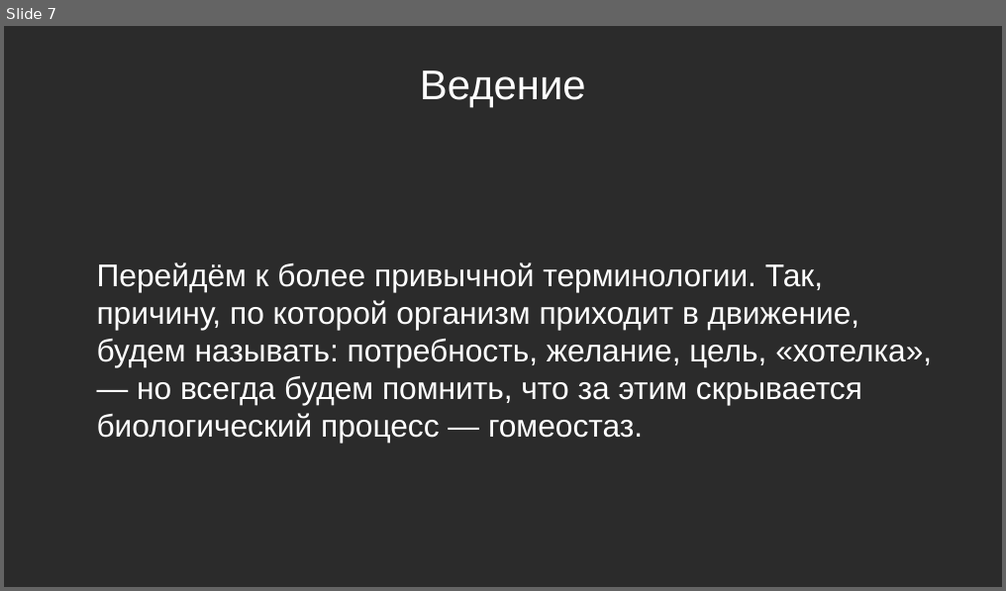
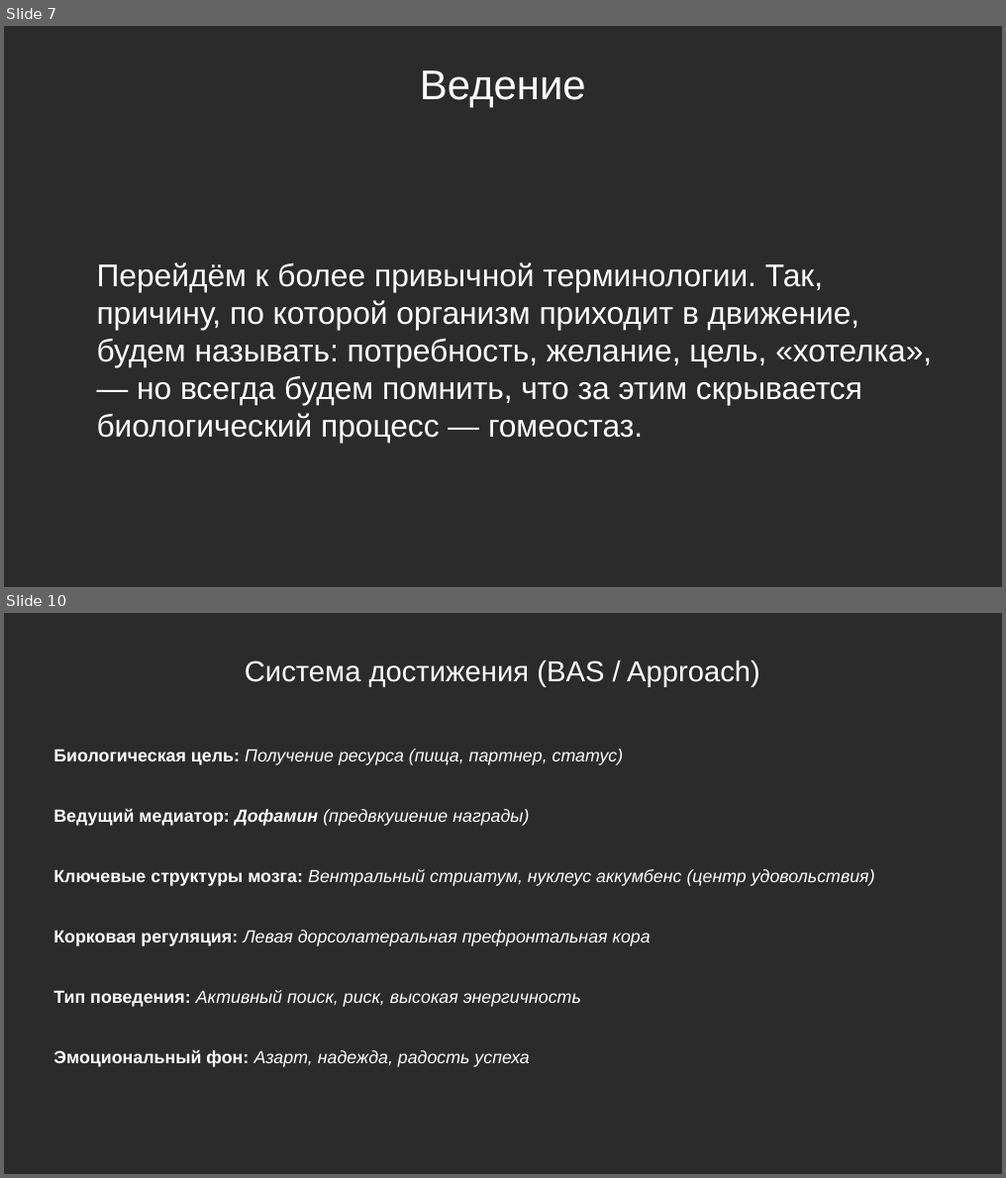
Before and after one commit to Chularev/articles, a slide deck: Psychology/Гомеостаз и мотивация (практика).odp. Shown one above the other, each under a label of ours: slide 7 before the commit, slides 7 and 10 after it; the slides between them are not shown. The pictures are 1006x591 and 1006x1178 pixels, drawn with LibreOffice and Linux fonts; fonts in the diff are those of the drawing; background and template pictures are left out; a plain dark background stands for a picture behind light text. Boxes give left, top, right and bottom in pixels: in the first picture for what was removed or moved away, otherwise in the second. Text is boxed around its words. In the diff, an @@ line names an element or a change of style, - is before the commit and + after.

```diff
--- a/Psychology/Гомеостаз и мотивация (практика).odp
+++ b/Psychology/Гомеостаз и мотивация (практика).odp
@@ slide 10 added at (x1=4, y1=613, x2=1002, y2=1174), background picture (left out) @@
@@ title added at (x1=245, y1=661, x2=760, y2=687), 23 pt, text #FFFFFF @@
+Система достижения (BAS / Approach)
@@ text added at (x1=54, y1=749, x2=875, y2=1067), 14 pt, text #FFFFFF, italic @@
+Биологическая цель: Получение ресурса (пища, партнер, статус)
+Ведущий медиатор: Дофамин (предвкушение награды)
+Ключевые структуры мозга: Вентральный стриатум, нуклеус аккумбенс (центр удовольствия)
+Корковая регуляция: Левая дорсолатеральная префронтальная кора
+Тип поведения: Активный поиск, риск, высокая энергичность
+Эмоциональный фон: Азарт, надежда, радость успеха
```
Also in this commit, not shown: 3 other slides added.
